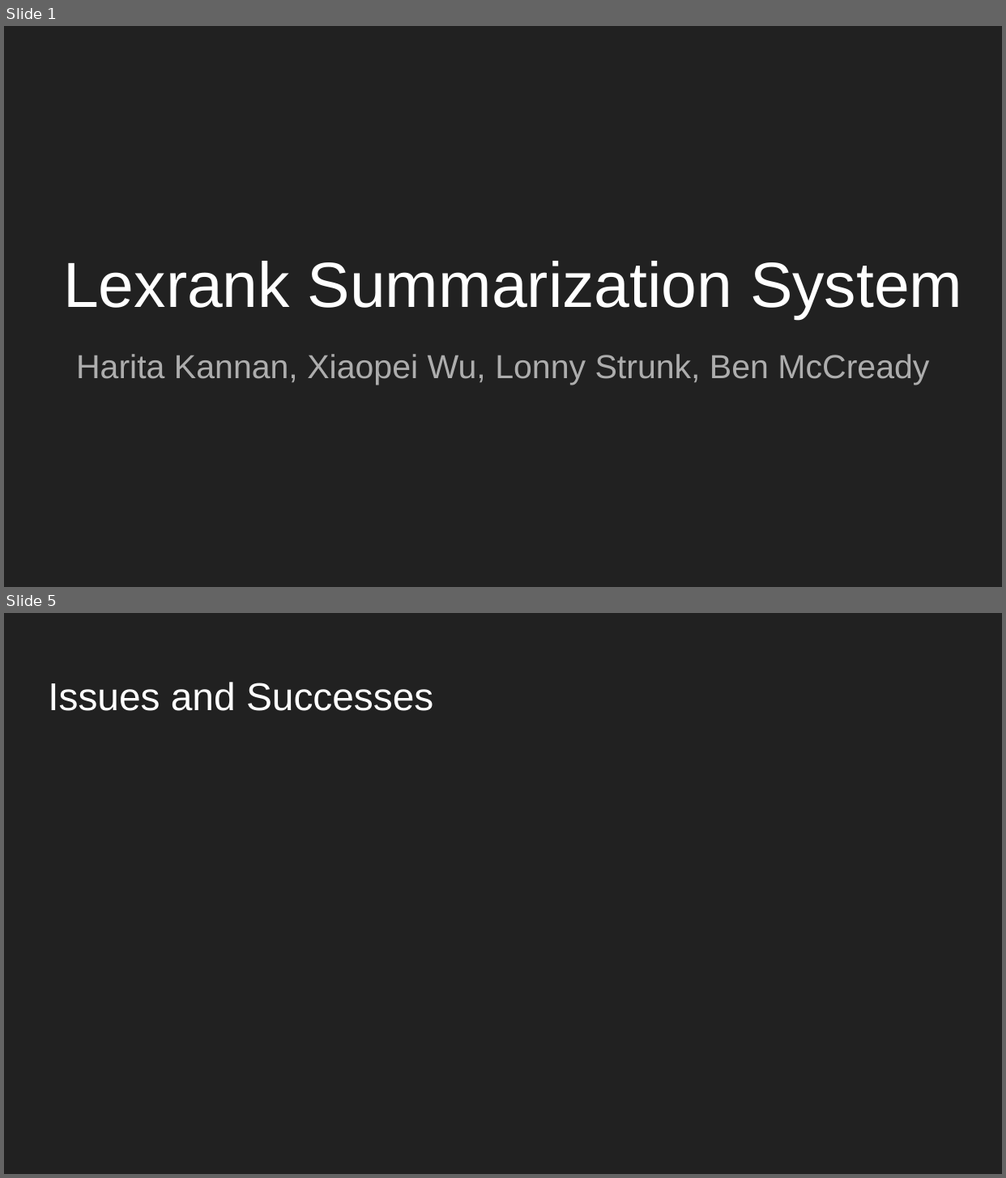
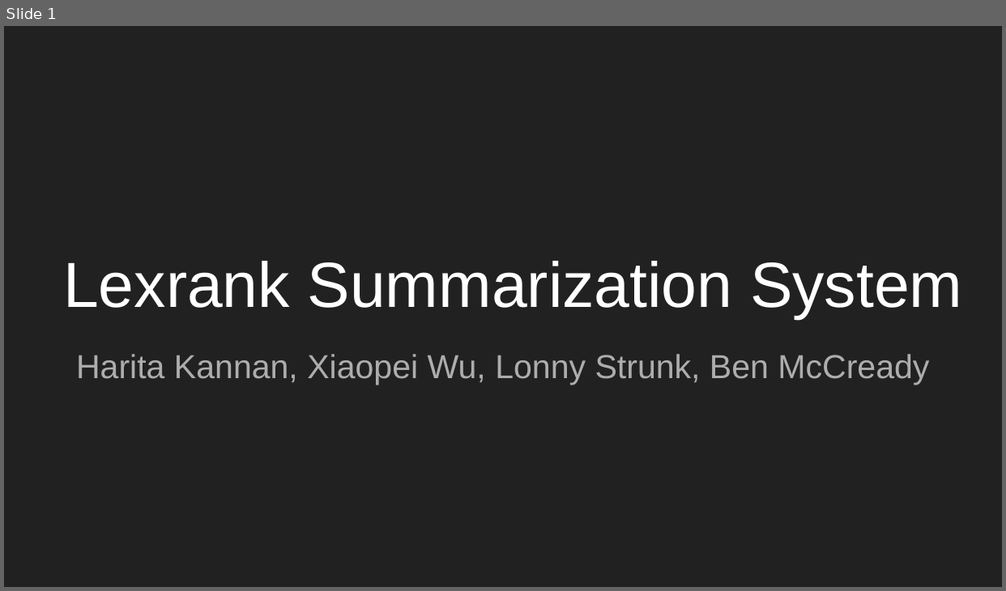
Before and after one commit to lonnystrunk/573-HXLB, a slide deck: doc/D2_presentation.pptx. Shown one above the other, each under a label of ours: slides 1 and 5 before the commit, slide 1 after it; the slides between them are not shown. The pictures are 1006x1178 and 1006x591 pixels, drawn with LibreOffice and Linux fonts; fonts in the diff are those of the drawing. Boxes give left, top, right and bottom in pixels: in the first picture for what was removed or moved away, otherwise in the second. Text is boxed around its words. In the diff, an @@ line names an element or a change of style, - is before the commit and + after.

```diff
--- a/doc/D2_presentation.pptx
+++ b/doc/D2_presentation.pptx
@@ slide 5 removed at [4,613,1002,1174], background #212121 @@
@@ title removed at [48,682,433,711] @@
-Issues and Successes
```
Also in this commit, not shown: 1 slide changed, 6 slides added, 2 other slides removed.
